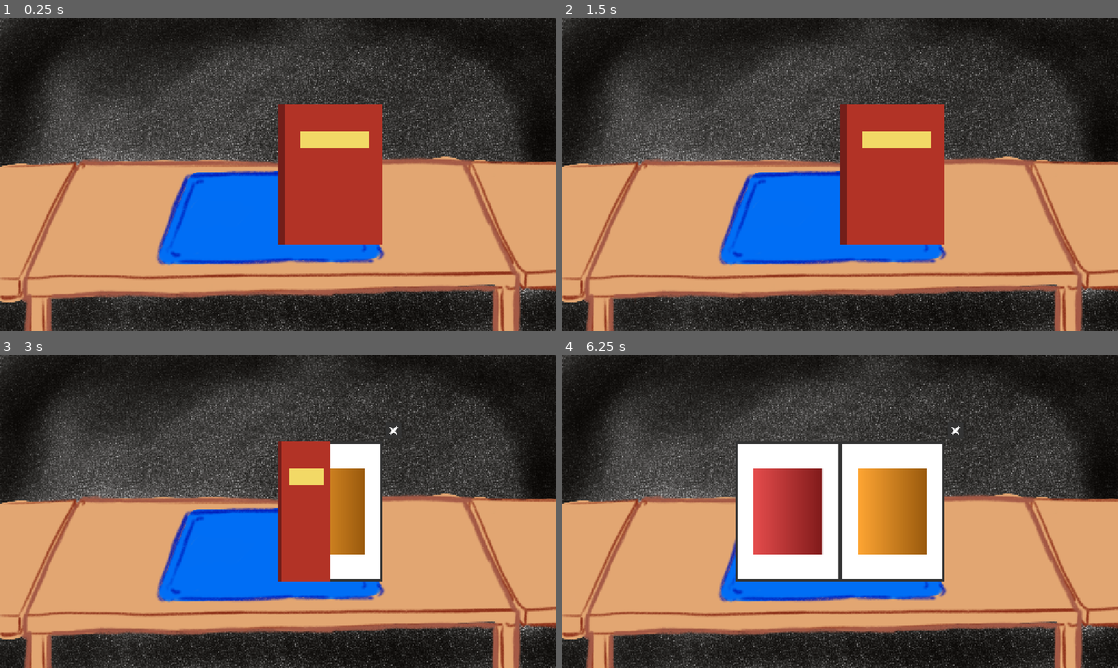
Above: before the commit, frames 1-4 (two rows, left to right).
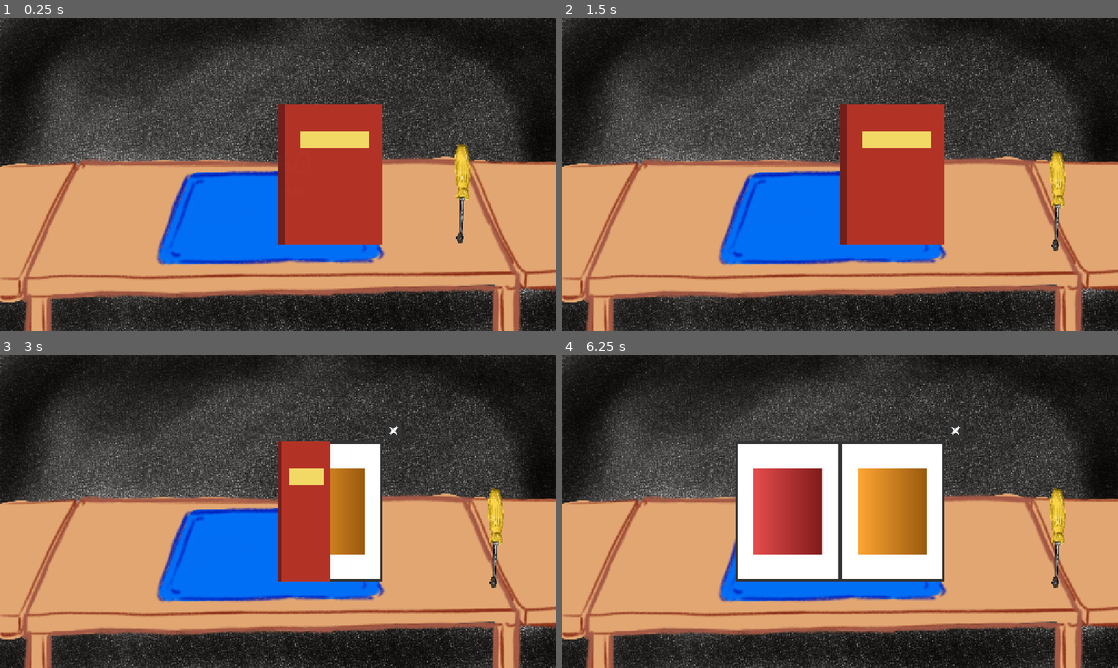
Above: after the commit, the same moments.

Repository: levilindsey/ld60
Game: Godot game, scene res://src/level/zaven_demo/zaven_demo_level.tscn
Same seed, same stepped clock (60 frames per second), same inputs: the game is played once before the commit and once after it. This scene is started directly instead of the project's main scene.
Inputs (mouse positions are in pixels of both pictures, inside the frame that each line leads up to):
- Up to frame 1 (0.25 s): no input
- Up to frame 2 (1.5 s): tap Enter at 0.5 s; drag from (840, 174) to (1056, 249) at 0.52 s; tap Space (ability) at 1.25 s; drag from (1006, 221) to (840, 174) at 1.27 s
- Up to frame 3 (3 s): tap Enter at 2 s; move the mouse to (111, 464) at 2.02 s; hold Left (move_left) 2.03-2.75 s; tap O at 2.1 s; tap Space (ability) at 2.75 s; drag from (305, 511) to (111, 464) at 2.77 s
- Up to frame 4 (6.25 s): drag from (956, 430) to (867, 511) at 3.52 s; tap Enter at 4.25 s; drag from (962, 495) to (756, 433) at 4.27 s; tap Space (ability) at 5 s; move the mouse to (728, 527) at 5.02 s; hold Up (move_up) 5.03-5.75 s; hold Space (ability) 5.03-5.75 s; click (728, 527) at 5.17 s; drag from (895, 442) to (1056, 586) at 5.77 s

The runs differ from the first frame. In frame 1, 0.5% of the frame differs, in the area x 81-85%, y 40-72%; in frame 2, 0.5%; in frame 3, 0.5%; in frame 4, 0.5%.
Error before the commit: Invalid call. Nonexistent function 'get_tool_scene_from_type' in base 'Nil'. (res://src/level/level.gd:62)

Commit message:
Boot the full game when a level scene is run directly
Running a level with Run Current Scene left Main, settings, state,
audio, and HUD unset. Level now detects the missing Main and hands off
to G.boot_from_level, which swaps to main.tscn and loads that level
straight into the GAME state.

Diff:
--- a/src/core/game_panel.gd
+++ b/src/core/game_panel.gd
@@ -29,7 +29,11 @@
 func start_level() -> void:
 	if is_instance_valid(level):
 		return
-	level = G.settings.default_level_scene.instantiate()
+	var level_scene := G.settings.default_level_scene
+	if not G.level_scene_override_path.is_empty():
+		# The path is only known at runtime, so it can't be an export.
+		level_scene = load(G.level_scene_override_path)
+	level = level_scene.instantiate()
 	add_child(level)
 
 
--- a/src/core/global.gd
+++ b/src/core/global.gd
@@ -18,6 +18,10 @@
 var game_panel: GamePanel
 var session: Session
 var level: Level
+
+## Set when a level scene is run directly. GamePanel loads this level
+## instead of `settings.default_level_scene`.
+var level_scene_override_path := ""
 
 # Convenience proxy for `log.is_verbose`. Declared here with the
 # other autoload variables to keep the variable/function ordering
@@ -42,6 +46,16 @@
 
 	geometry.name = "Geometry"
 	add_child(geometry)
+
+
+## Lets a level scene run on its own (e.g. "Run Current Scene" in the
+## editor). Swaps the bare level for the main scene, which then boots
+## straight into that level.
+func boot_from_level(level_node: Level) -> void:
+	level_scene_override_path = level_node.scene_file_path
+	get_tree().change_scene_to_file.call_deferred(
+		ProjectSettings.get_setting("application/run/main_scene")
+	)
 
 
 # --- Include some convenient access to logging/error utilities ---------------
--- a/src/core/state_main.gd
+++ b/src/core/state_main.gd
@@ -44,7 +44,11 @@
 
 
 func start_game() -> void:
-	var to_state := State.GAME if G.settings.start_in_game else State.TITLE
+	var is_starting_in_game := (
+		G.settings.start_in_game
+		or not G.level_scene_override_path.is_empty()
+	)
+	var to_state := State.GAME if is_starting_in_game else State.TITLE
 	transition(to_state)
 
 
--- a/src/level/level.gd
+++ b/src/level/level.gd
@@ -15,6 +15,10 @@
 
 
 func _enter_tree() -> void:
+	if not is_instance_valid(G.main):
+		# This level scene was run directly. Boot the full game into it.
+		G.boot_from_level(self)
+		return
 	G.level = self
 
 
@@ -24,6 +28,9 @@
 
 
 func _ready() -> void:
+	if not is_instance_valid(G.main):
+		return
+
 	# Center the camera's anchor on its position. In Godot 4.5+ the
 	# Camera2D default changed to FIXED_TOP_LEFT, which would make
 	# the player render at the top-left of the screen given our
Not shown, changed: CLAUDE.md
